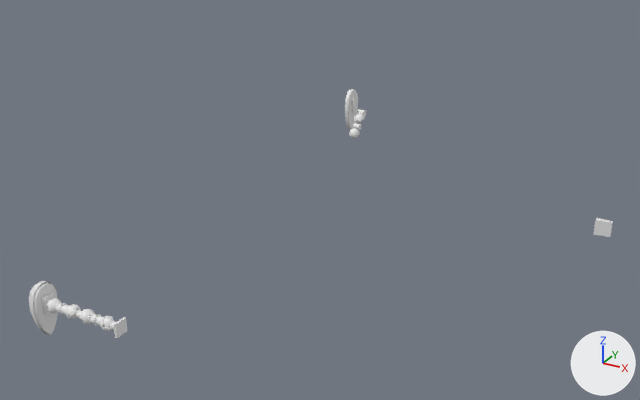
Before and after pictures for a commit that changed the Blender file Nova-Robota.blend.
Both versions are drawn from a 50 mm camera at (20.4, -21.6, 17.9) aimed at (2.6, 10.8, 1.7). Arrows for +X, +Y and +Z are at lower right; the lights stay in place. The first picture is the older version.

Names of what the first picture shows: 'BézierCurve', 'BézierCurve.001', 'Link1', 'Link2', 'Link3', 'Link4', 'Plane' and 6 more.
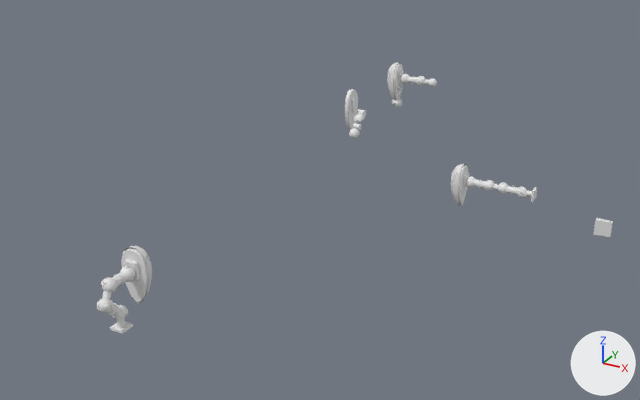
Pixel boxes [x1, y1, x2, y2] of what changed, in the pictures (640 x 400 px):
'BézierCurve', moved
    before: [33, 282, 58, 334]
    after: [393, 63, 404, 100]
'BézierCurve.005', added
    after: [121, 248, 149, 303]
'Link1', moved
    before: [47, 298, 81, 319]
    after: [401, 74, 426, 86]
'Link3', moved, turned
    before: [79, 309, 116, 332]
    after: [392, 84, 402, 108]
'Link1.002', added
    after: [101, 266, 135, 292]
'BézierCurve.001', moved
    before: [29, 281, 53, 335]
    after: [387, 63, 401, 100]
'Link3.002', added
    after: [96, 300, 128, 319]
'BézierCurve.003', added
    after: [457, 165, 469, 206]
'BézierCurve.004', added
    after: [451, 164, 466, 206]
'Plane', moved, turned
    before: [114, 317, 127, 338]
    after: [110, 322, 133, 334]
'Link1.001', added
    after: [467, 176, 495, 191]
'BézierCurve.006', added
    after: [123, 246, 152, 303]
'Link3.001', added
    after: [498, 183, 526, 198]
'Link4', moved, turned
    before: [103, 317, 116, 329]
    after: [115, 314, 126, 328]
'Link2.002', added
    after: [98, 282, 115, 309]
'Link2', moved
    before: [68, 308, 83, 321]
    after: [419, 78, 437, 87]
'Link4.001', added
    after: [520, 187, 532, 197]
'Plane.001', added
    after: [531, 187, 537, 202]
'Link2.001', added
    after: [487, 184, 502, 193]

What changed in the scene script:
```text
Change ob_béziercurve:
    ob_béziercurve.location: (-3.88, 0.0, -0.5) -> (0.0, 25.0, 3.0)
Change ob_béziercurve_001:
    ob_béziercurve_001.location: (-3.88, 0.0, -0.5) -> (0.0, 25.0, 3.0)
Change ob_link1:
    ob_link1.location: (-2.4, 0.0, 0.0) -> (1.48, 25.0, 3.5)
Change ob_link2:
    ob_link2.location: (-2.4, 0.0, 0.0) -> (1.48, 25.0, 3.5)
Change ob_link3:
    ob_link3.rotation_euler: (3.142, 1.571, 0.0) -> (0.0, 0.0, 0.0)  # degrees (180, 90, 0) -> degrees (0, 0, 0)
    ob_link3.location: (-1.17, 0.0, 0.0) -> (0.0, 25.0, 2.5)
Change ob_link4:
    ob_link4.location: (-0.65, 0.0, 0.0) -> (0.0, 0.0, 0.65)
    ob_link4.rotation_euler: (0.0, -3.142, 0.0) -> (0.0, -1.571, 0.0)  # degrees (0, -180, 0) -> degrees (0, -90, 0)
Change ob_plane:
    ob_plane.rotation_euler: (0.0, 1.571, 0.0) -> (0.0, 0.0, 0.0)  # degrees (0, 90, 0) -> degrees (0, 0, 0)
    ob_plane.location: (-0.1, 0.0, 0.0) -> (0.0, 0.0, 0.0)
Add ob_béziercurve_006:
    ob_béziercurve_006 = bpy.data.objects.new('BézierCurve.006', me_béziercurve_001.copy())  # the mesh of ob_béziercurve_001
    ob_béziercurve_006.location = (-0.03, 1.09, 1.5)
    ob_béziercurve_006.rotation_euler = (-1.56, -1.59, 0.0107)  # degrees (-89, -91, 0.6)
Add ob_béziercurve_005:
    ob_béziercurve_005 = bpy.data.objects.new('BézierCurve.005', me_béziercurve.copy())  # the mesh of ob_béziercurve
    ob_béziercurve_005.location = (-0.03, 1.09, 1.5)
    ob_béziercurve_005.rotation_euler = (-1.56, -1.59, 0.0107)  # degrees (-89, -91, 0.6)
Add ob_link1_002:
    ob_link1_002 = bpy.data.objects.new('Link1.002', me_icosphere_002.copy())  # the mesh of ob_link1
    ob_link1_002.location = (-0.03, -0.39, 2.0)
    ob_link1_002.rotation_euler = (0.312, -2.381, -1.79)  # degrees (18, -136, -103)
Add ob_link2_002:
    ob_link2_002 = bpy.data.objects.new('Link2.002', me_icosphere_003.copy())  # the mesh of ob_link2
    ob_link2_002.location = (-0.03, -0.39, 2.0)
    ob_link2_002.rotation_euler = (-0.115, 1.037, -1.488)  # degrees (-6.6, 59, -85)
Add ob_link3_002:
    ob_link3_002 = bpy.data.objects.new('Link3.002', me_cylinder_008.copy())  # the mesh of ob_link3
    ob_link3_002.location = (0.0, -0.37, 1.02)
    ob_link3_002.rotation_euler = (0.0, -0.785, 1.571)  # degrees (0, -45, 90)
    ob_link3_002.scale = (1.0, 1.0, 0.5)
Add ob_plane_001:
    ob_plane_001 = bpy.data.objects.new('Plane.001', me_plane.copy())  # the mesh of ob_plane
    ob_plane_001.location = (9.9, 20.0, 0.0)
    ob_plane_001.rotation_euler = (0.0, 1.571, 0.0)  # degrees (0, 90, 0)
    ob_plane_001.scale = (0.3, 0.3, 0.3)
Add ob_link4_001:
    ob_link4_001 = bpy.data.objects.new('Link4.001', me_icosphere_001.copy())  # the mesh of ob_link4
    ob_link4_001.location = (9.35, 20.0, 0.0)
    ob_link4_001.rotation_euler = (0.0, -3.142, 0.0)  # degrees (0, -180, 0)
Add ob_link3_001:
    ob_link3_001 = bpy.data.objects.new('Link3.001', me_cylinder_008.copy())  # the mesh of ob_link3
    ob_link3_001.location = (8.83, 20.0, 0.0)
    ob_link3_001.rotation_euler = (3.142, 1.571, 0.0)  # degrees (180, 90, 0)
    ob_link3_001.scale = (1.0, 1.0, 0.5)
Add ob_link2_001:
    ob_link2_001 = bpy.data.objects.new('Link2.001', me_icosphere_003.copy())  # the mesh of ob_link2
    ob_link2_001.location = (7.6, 20.0, 0.0)
Add ob_link1_001:
    ob_link1_001 = bpy.data.objects.new('Link1.001', me_icosphere_002.copy())  # the mesh of ob_link1
    ob_link1_001.location = (7.6, 20.0, 0.0)
    ob_link1_001.rotation_euler = (0.0, -2.356, 0.0)  # degrees (0, -135, 0)
Add ob_béziercurve_004:
    ob_béziercurve_004 = bpy.data.objects.new('BézierCurve.004', me_béziercurve_001.copy())  # the mesh of ob_béziercurve_001
    ob_béziercurve_004.location = (6.12, 20.0, -0.5)
    ob_béziercurve_004.rotation_euler = (0.0, -1.571, 0.0)  # degrees (0, -90, 0)
Add ob_béziercurve_003:
    ob_béziercurve_003 = bpy.data.objects.new('BézierCurve.003', me_béziercurve.copy())  # the mesh of ob_béziercurve
    ob_béziercurve_003.location = (6.12, 20.0, -0.5)
    ob_béziercurve_003.rotation_euler = (0.0, -1.571, 0.0)  # degrees (0, -90, 0)
```
